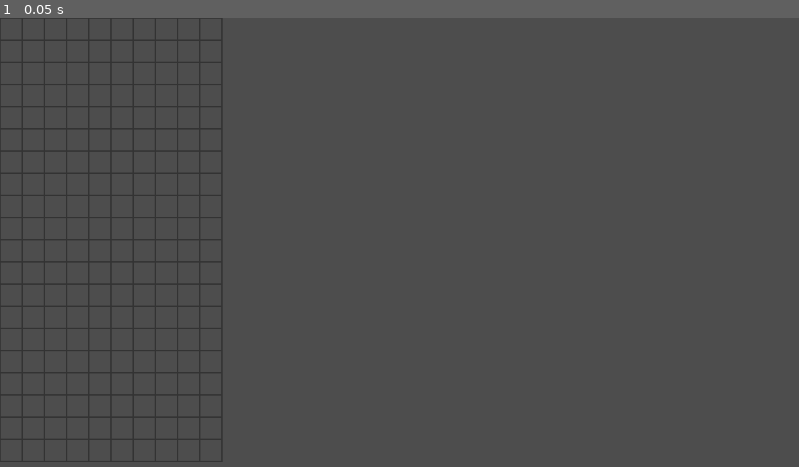
Above: before the commit, frame 1.
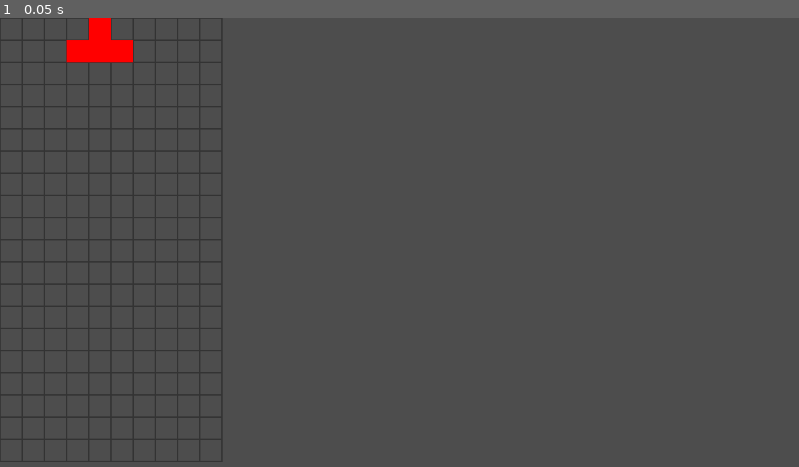
Above: after the commit, the same moment.

Repository: JS058/tetris
Game: Godot game, scene res://main.tscn
Same seed, same stepped clock (60 frames per second), same inputs: the game is played once before the commit and once after it.
Inputs:
- Up to frame 1 (0.05 s): no input

The runs differ from the first frame. In frame 1, 0.6% of the frame differs, in the area x 8-17%, y 0-11%.

Commit message:
블록 구현

Diff:
--- a/board.gd
+++ b/board.gd
@@ -1,6 +1,41 @@
 extends Node2D
 
 var board = []
+var t_block = [
+	[0, 1, 0],
+	[1, 1, 1],
+	[0, 0, 0]
+]
+var i_block = [
+	[0, 0, 0, 0],
+	[1, 1, 1, 1],
+	[0, 0, 0, 0],
+	[0, 0, 0, 0]
+]
+var o_block = [
+	[1, 1],
+	[1, 1]
+]
+var s_block = [
+	[0, 1, 1],
+	[1, 1, 0],
+	[0, 0, 0]
+]
+var z_block = [
+	[1, 1, 0],
+	[0, 1, 1],
+	[0, 0, 0]
+]
+var j_block = [
+	[1, 0, 0],
+	[1, 1, 1],
+	[0, 0, 0]
+]
+var l_block = [
+	[0, 0, 1],
+	[1, 1, 1],
+	[0, 0, 0]
+]
 
 func _ready():
 	for i in range(20):
@@ -14,3 +49,7 @@
 	for i in range(board.size()):
 		for j in range(board[0].size()):
 			draw_rect(Rect2(j*32, i*32, 32, 32),Color(0.2, 0.2, 0.2, 1.0),false,2.0)
+	for i in range(t_block.size()):
+		for j in range(t_block[0].size()):
+			if t_block[i][j] == 1:
+				draw_rect(Rect2((j+3)*32, i*32, 32, 32),Color(1.0, 0.0, 0.0, 1.0),true)
